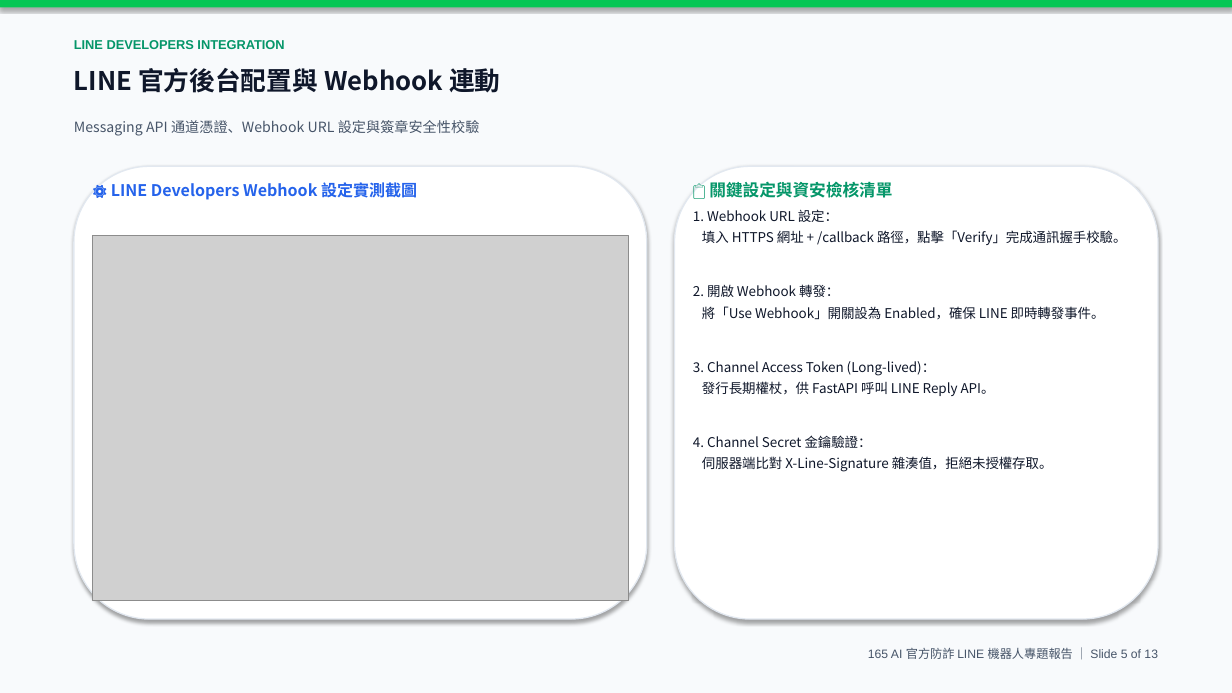
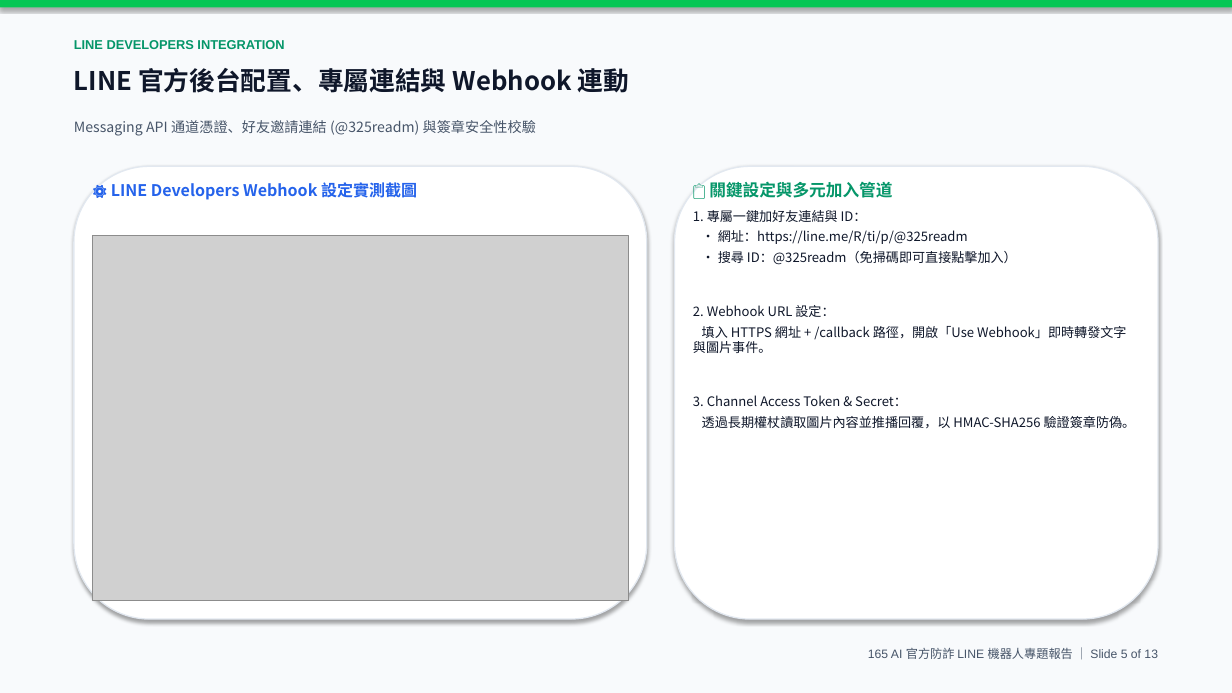
Before and after one commit to alex0647-star/165-anti-scam-ai, a slide deck: slide 5 of LINE官方防詐機器人_專題簡報.pptx. Drawn at 1232x693 pixels with LibreOffice and Linux fonts; fonts in the diff are those of the drawing; grey boxes stand for pictures. Boxes give left, top, right and bottom in pixels: in the first picture for what was removed or moved away, otherwise in the second. Text is boxed around its words. In the diff, an @@ line names an element or a change of style, - is before the commit and + after.

Commit message:
更新 165 AI 專題簡報、LINE 官方機器人伺服器與相關實測成果

```diff
--- a/LINE官方防詐機器人_專題簡報.pptx
+++ b/LINE官方防詐機器人_專題簡報.pptx
@@ text at bbox=[74, 68, 629, 93]: text changed @@
-LINE 官方後台配置與 Webhook 連動
+LINE 官方後台配置、專屬連結與 Webhook 連動
@@ text at bbox=[74, 120, 536, 136]: text changed @@
-Messaging API 通道憑證、Webhook URL 設定與簽章安全性校驗
+Messaging API 通道憑證、好友邀請連結 (@325readm) 與簽章安全性校驗
@@ text at bbox=[693, 182, 1136, 428]: text changed; size 10.5 to 10.2 pt @@
-📋 關鍵設定與資安檢核清單
-1. Webhook URL 設定：
-填入 HTTPS 網址 + /callback 路徑，點擊「Verify」完成通訊握手校驗。
-2. 開啟 Webhook 轉發：
-將「Use Webhook」開關設為 Enabled，確保 LINE 即時轉發事件。
-3. Channel Access Token (Long-lived)：
-發行長期權杖，供 FastAPI 呼叫 LINE Reply API。
-4. Channel Secret 金鑰驗證：
-伺服器端比對 X-Line-Signature 雜湊值，拒絕未授權存取。
+📋 關鍵設定與多元加入管道
+1. 專屬一鍵加好友連結與 ID：
+• 網址：https://line.me/R/ti/p/@325readm
+• 搜尋 ID：@325readm（免掃碼即可直接點擊加入）
+2. Webhook URL 設定：
+填入 HTTPS 網址 + /callback 路徑，開啟「Use Webhook」即時轉發文字與圖片事件。
+3. Channel Access Token & Secret：
+透過長期權杖讀取圖片內容並推播回覆，以 HMAC-SHA256 驗證簽章防偽。
```
Also in this commit, not shown: 12 other slides changed, 3 other files.
